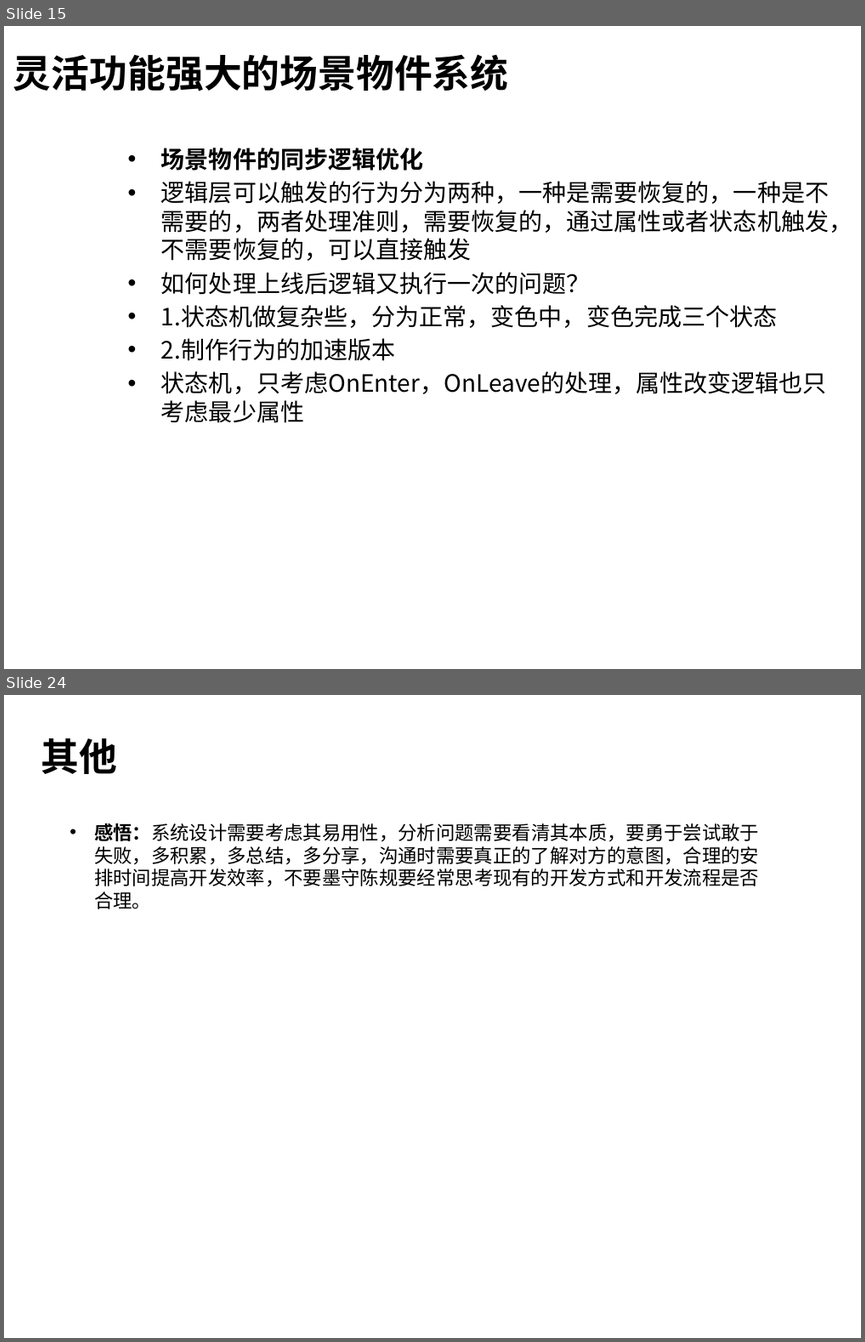
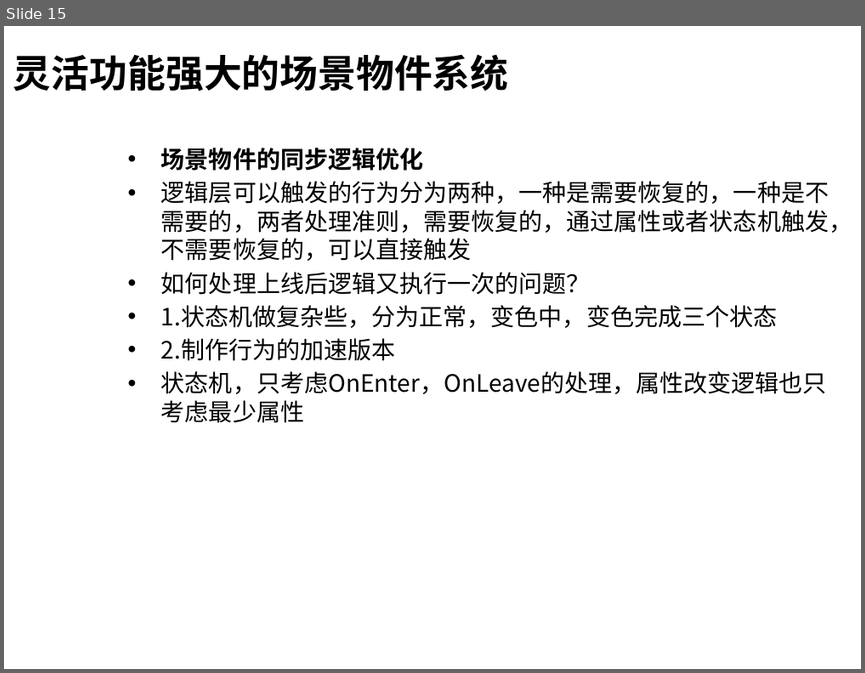
Before and after one commit to henryfung01/StreetFighter, a slide deck: Doc/whitebai.pptx. Shown one above the other, each under a label of ours: slides 15 and 24 before the commit, slide 15 after it; the slides between them are not shown. The pictures are 865x1342 and 865x673 pixels, drawn with LibreOffice and Linux fonts; fonts in the diff are those of the drawing; background and template pictures are left out. Boxes give left, top, right and bottom in pixels: in the first picture for what was removed or moved away, otherwise in the second. Text is boxed around its words. In the diff, an @@ line names an element or a change of style, - is before the commit and + after.

```diff
--- a/Doc/whitebai.pptx
+++ b/Doc/whitebai.pptx
@@ slide 24 removed at box(4, 695, 861, 1338), background picture (left out) @@
@@ title removed at box(41, 738, 118, 774) @@
-其他
@@ text removed at box(94, 823, 759, 909) @@
-• 感悟：系统设计需要考虑其易用性，分析问题需要看清其本质，要勇于尝试敢于失败，多积累，多总结，多分享，沟通时需要真正的了解对方的意图，合理的安排时间提高开发效率，不要墨守陈规要经常思考现有的开发方式和开发流程是否合理。
```
Also in this commit, not shown: 5 slides changed, 4 slides added, 4 other slides removed.
